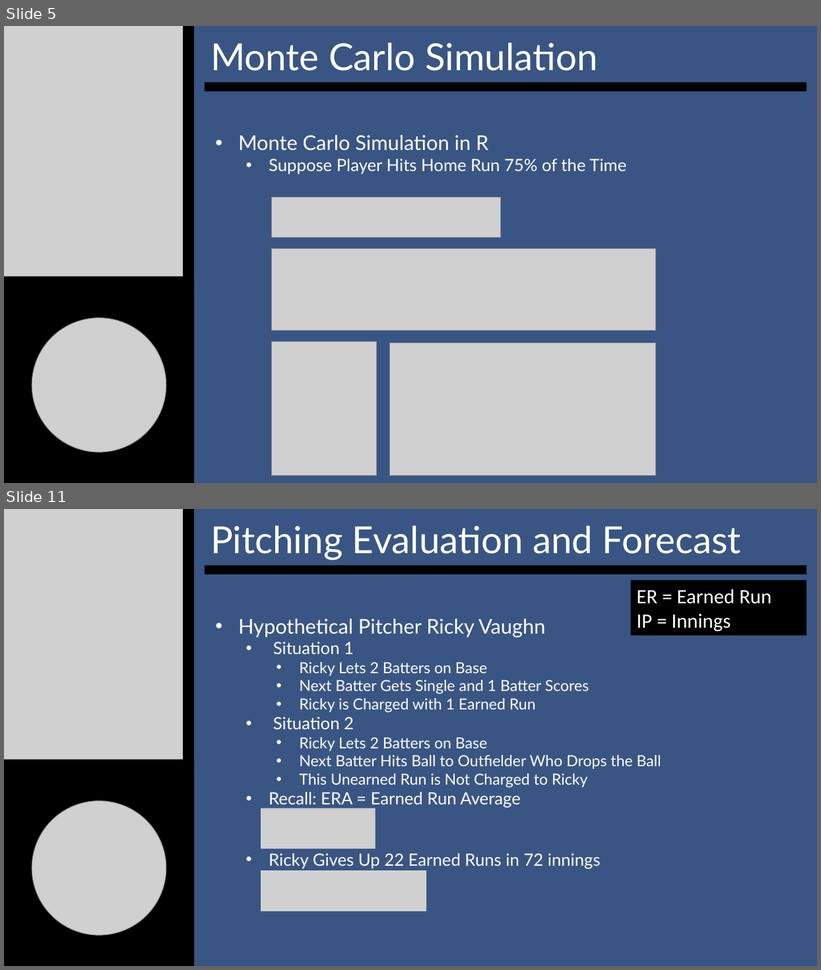
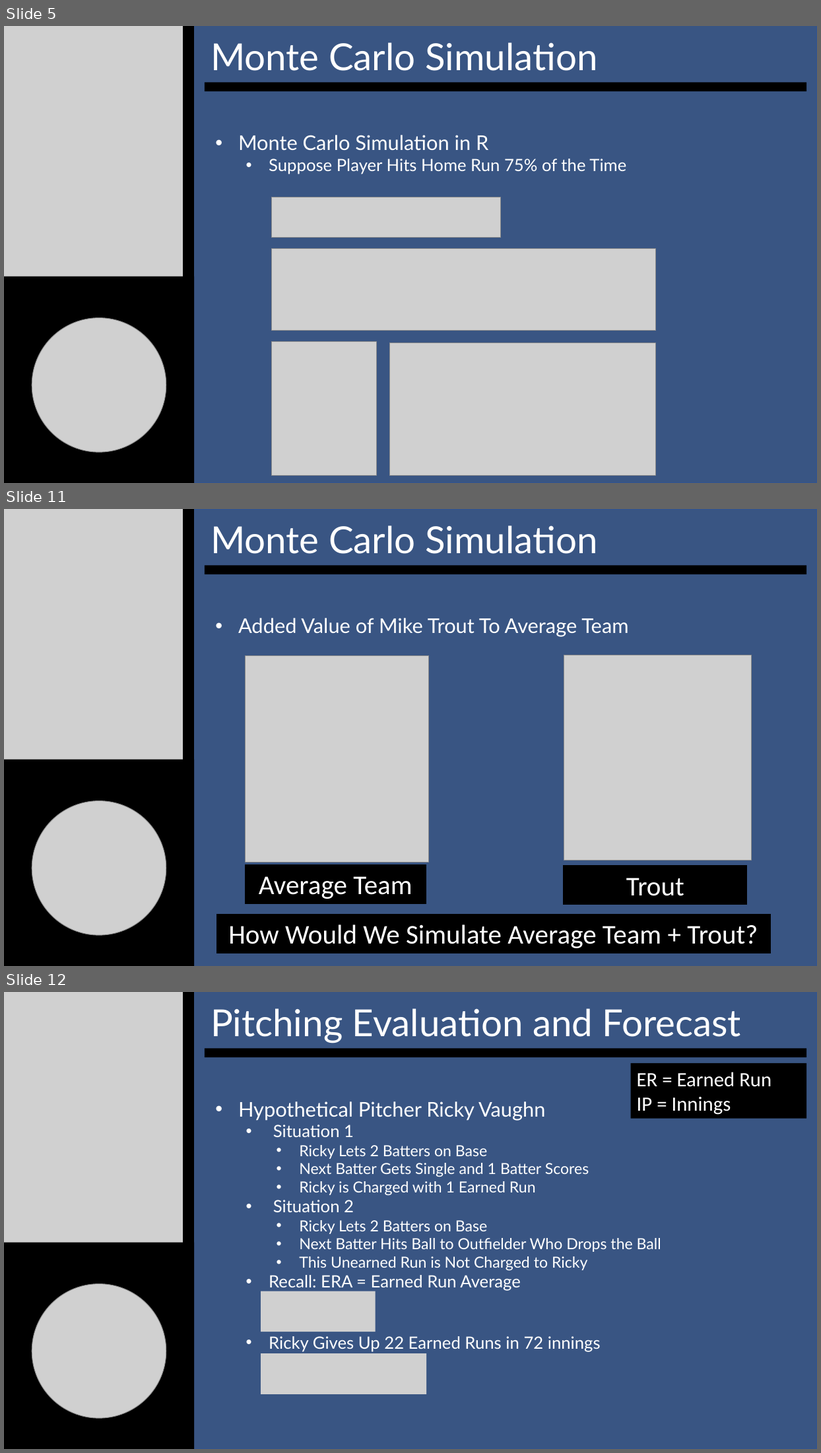
Before and after one commit to SuperMarioGiacomazzo/STOR538_WEBSITE, a slide deck: Slides/Baseball 4/Baseball_4_Lecture.pptx. Shown one above the other, each under a label of ours: slides 5 and 11 before the commit, slides 5, 11 and 12 after it; the slides between them are not shown. The pictures are 821x970 and 821x1453 pixels, drawn with LibreOffice and Linux fonts; fonts in the diff are those of the drawing; grey boxes stand for pictures. Boxes give left, top, right and bottom in pixels: in the first picture for what was removed or moved away, otherwise in the second. Text is boxed around its words. In the diff, an @@ line names an element or a change of style, - is before the commit and + after.

```diff
--- a/Slides/Baseball 4/Baseball_4_Lecture.pptx
+++ b/Slides/Baseball 4/Baseball_4_Lecture.pptx
@@ slide 11 added at box(4, 509, 817, 966), background #FFFFFF @@
@@ rectangle added at box(4, 509, 817, 966), fill #395583, outline #325491 1 pt @@
@@ picture added at box(4, 509, 184, 770) @@
@@ rectangle added at box(184, 509, 194, 770), fill #000000 @@
@@ subtitle added at box(211, 525, 597, 554), 44 pt, text #FFFFFF @@
+Monte Carlo Simulation
@@ rectangle added at box(205, 565, 807, 574), fill #000000 @@
@@ text added at box(238, 618, 628, 637), 24 pt, text #FFFFFF @@
+• Added Value of Mike Trout To Average Team
@@ picture added at box(246, 656, 429, 862) @@
@@ picture added at box(564, 656, 752, 860) @@
@@ rectangle added at box(4, 760, 194, 966), fill #000000 @@
@@ picture added at box(32, 801, 166, 935) @@
@@ rectangle added at box(246, 865, 426, 904), fill #000000, outline #000000 1 pt, 32 pt, text #FFFFFF @@
+Average Team
@@ rectangle added at box(564, 866, 748, 905), fill #000000, outline #000000 1 pt, 32 pt, text #FFFFFF @@
+Trout
@@ rectangle added at box(217, 915, 771, 954), fill #000000, outline #000000 1 pt, 32 pt, text #FFFFFF @@
+How Would We Simulate Average Team + Trout?
@@ what was slide 11 is now slide 12 @@
```
Also in this commit, not shown: 8 slides changed, 1 slide removed, 3 other files.
